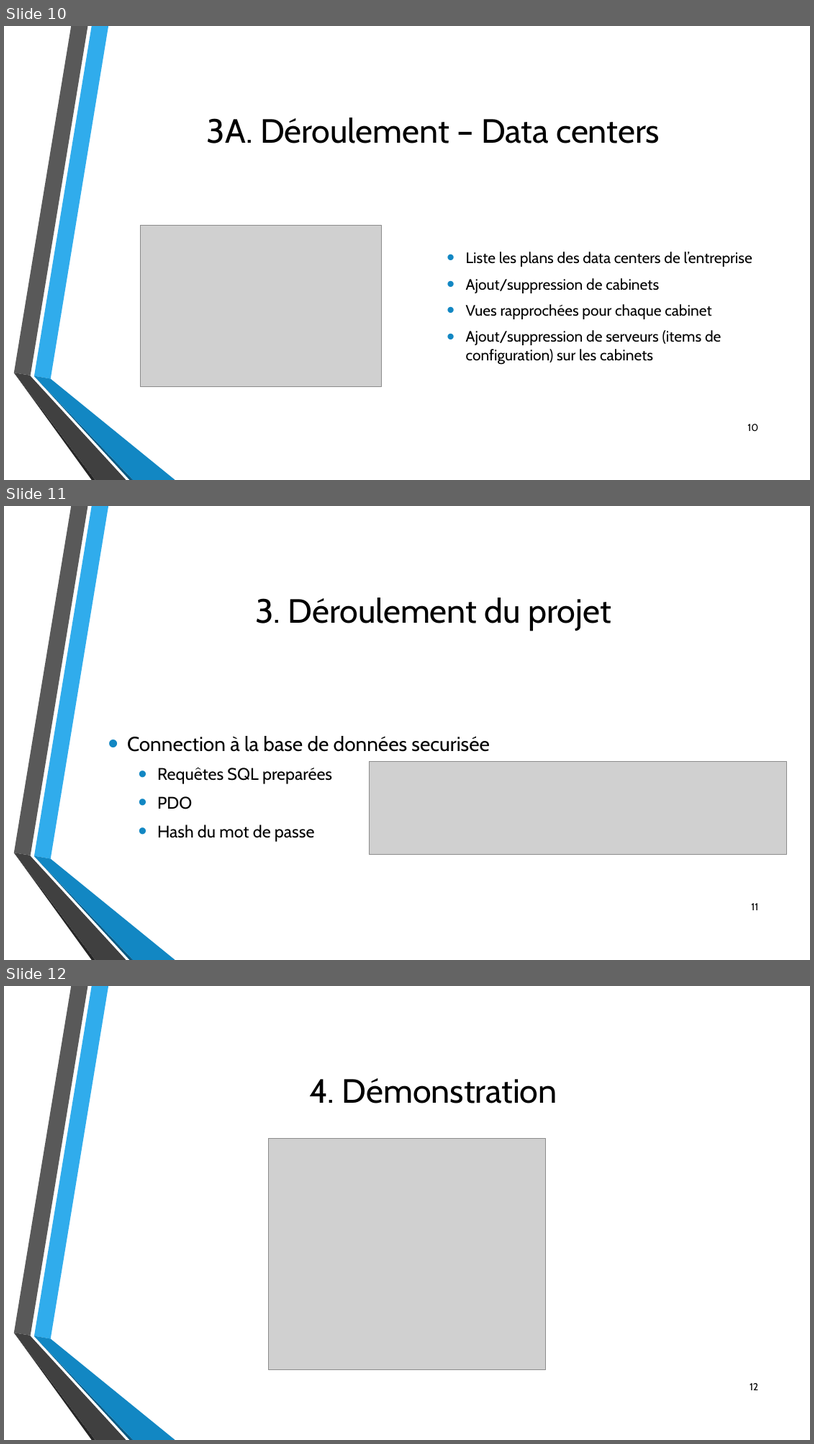
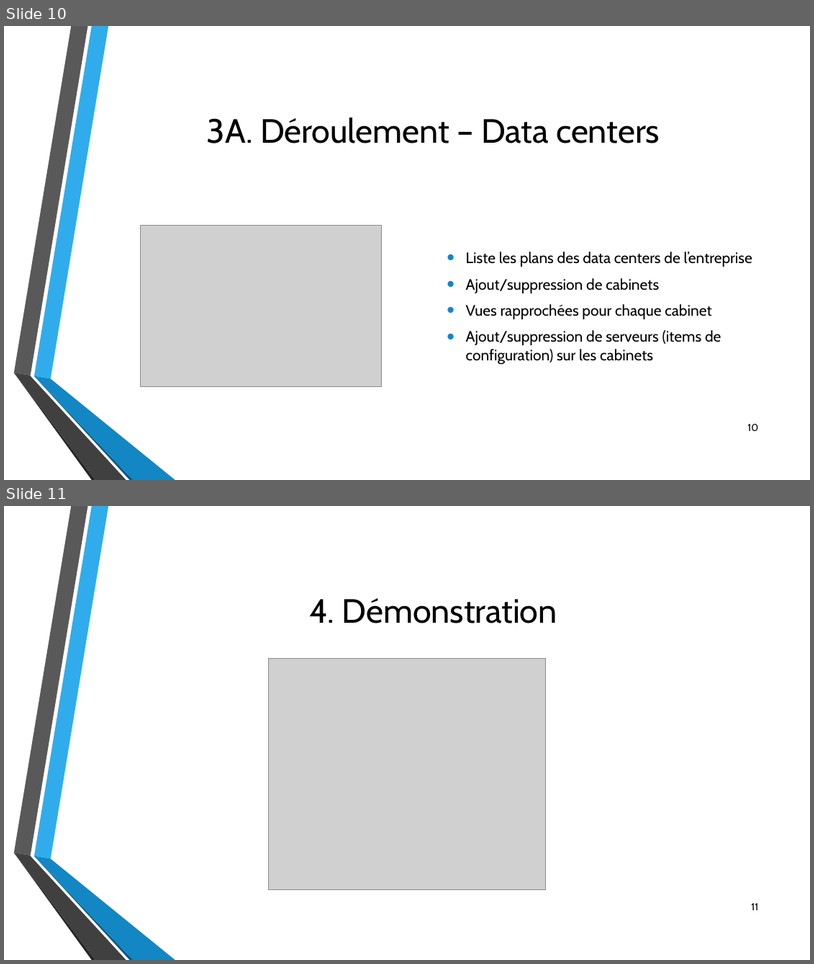
Before and after one commit to davidrubino/cmdb, a slide deck: report/cmdb_presentation.pptx. Shown one above the other, each under a label of ours: slides 10, 11 and 12 before the commit, slides 10 and 11 after it. The pictures are 814x1444 and 814x964 pixels, drawn with LibreOffice and Linux fonts; fonts in the diff are those of the drawing; grey boxes stand for pictures; background and template pictures are left out. Boxes give left, top, right and bottom in pixels: in the first picture for what was removed or moved away, otherwise in the second. Text is boxed around its words. In the diff, an @@ line names an element or a change of style, - is before the commit and + after.

```diff
--- a/report/cmdb_presentation.pptx
+++ b/report/cmdb_presentation.pptx
@@ slide 11 removed at bbox=[4, 506, 810, 960], background picture (left out); not listed: 6 template elements that a slide beside it also shows @@
@@ title removed at bbox=[255, 597, 612, 631] @@
-3. Déroulement du projet
@@ text removed at bbox=[127, 736, 489, 842] @@
-• Connection à la base de données securisée
-  • Requêtes SQL preparées
-  • PDO
-  • Hash du mot de passe
@@ picture removed at bbox=[369, 762, 787, 854] @@
@@ page number removed at bbox=[751, 903, 759, 910] @@
-11
@@ what was slide 12 is now slide 11 @@
@@ page number at bbox=[751, 903, 759, 910]: text changed @@
-12
+11
```
Also in this commit, not shown: 1 slide changed.
